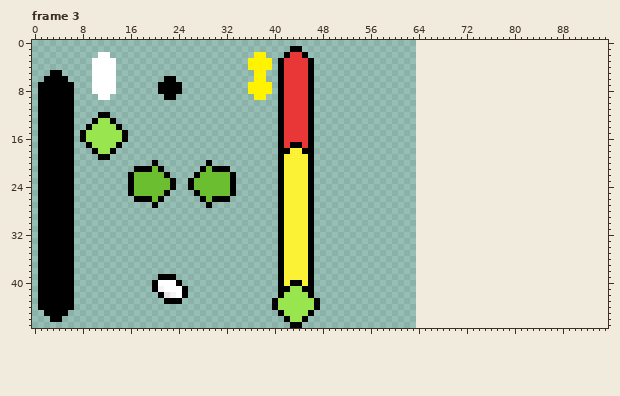
Edited in one commit: pixel-art file (assets/sprites/aim_system.aseprite). Above, as it was before the edit.
64x48 pixels, 5 frames. Colours within 5 levels of each other are drawn and written as one. Shown: frame 3. The old version is drawn lined up with the new one, on the new canvas. The commit also changed other frames, which this record leaves out.
The result:
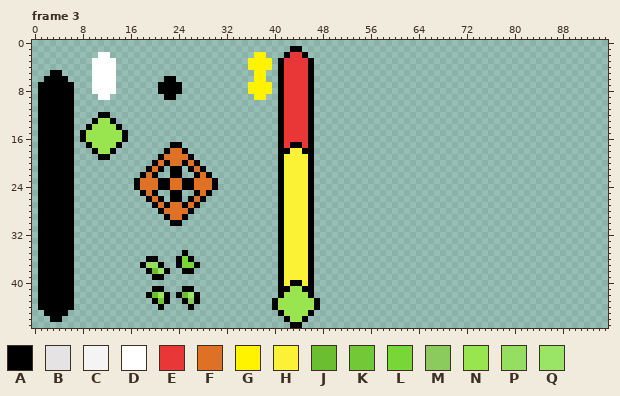
Palette (. is transparent): A #000000  B #e5e3e3  C #f4f4f4  D #ffffff  E #e93636  F #df7126  G #fff300  H #fbf236  J #6abe30  K #73c837  L #78d737  M #8bcb5e  N #99e550  P #95de62  Q #9ae565
Edits made:
canvas 64x48 -> 96x48
Frame 3:
The edit adds colour A in row 17 at x 23 to 24; in row 18 at x 22 and 25; in row 19 at x 21 and 26; in row 20 at x 22, 25 and 27; in row 21 at x 23 to 24 and 26; in row 22 at x 23 to 24.
The edit adds colour A in rows 23 to 24 at x 25; in row 25 at x 23 to 24; in row 26 at x 23 to 24 and 26; in row 27 at x 22, 25 and 27; in row 28 at x 21 and 26; in row 29 at x 22 and 25.
The edit adds colour A in row 30 at x 23 to 24; in row 35 at x 25; in row 36 at x 19 to 20, 24 and 26; in row 37 at x 18, 21, 24 and 27; in row 38 at x 19, 22 and 25 to 26; in row 39 at x 20.
The edit adds colour A in row 41 at x 26; in row 42 at x 19 and 27; in row 43 at x 20, 25 and 27; in row 44 at x 21 and 26.
Colour B gives way to colour A in row 42 at x 22.
Colour C gives way to colour A in row 41 at x 21.
Colour D gives way to colour A in row 42 at x 24.
Colour J gives way to colour A in row 22 at x 18, 20 and 29; in rows 23 to 24 at x 17, 21 to 22 and 30; in row 25 at x 18, 20 and 29.
The edit adds colour F in row 18 at x 23 to 24; in row 19 at x 22 to 25; in row 20 at x 21, 23 to 24 and 26; in row 21 at x 27; in rows 23 to 24 at x 24; in row 26 at x 27.
The edit adds colour F in row 27 at x 21, 23 to 24 and 26; in row 28 at x 22 to 25; in row 29 at x 23 to 24.
Colour A gives way to colour F in rows 23 to 24 at x 23.
Colour J gives way to colour F in row 21 at x 20; in row 22 at x 19 and 28; in rows 23 to 24 at x 18 to 20 and 27 to 29; in row 25 at x 19 and 28; in row 26 at x 20.
The edit adds colour J in row 38 at x 20; in row 42 at x 20.
Colour A gives way to colour J in row 42 at x 25.
The edit adds colour K in row 43 at x 21.
The edit adds colour L in row 36 at x 25; in row 37 at x 25 to 26.
The edit adds colour M in row 43 at x 26.
The edit adds colour P in row 37 at x 19 to 20.
The edit adds colour Q in row 38 at x 21; in row 42 at x 26.
Colour A gives way to colour Q in row 42 at x 21.
The author cleared colour A in row 20 at x 29; in row 21 at x 17 to 18 and 30 to 32; in row 22 at x 16, 22 and 33; in rows 23 to 24 at x 16 and 33; in row 25 at x 16, 22 and 33; in row 26 at x 17 to 18 and 30 to 32.
The author cleared colour A in row 27 at x 29; in row 39 at x 22 to 23; in row 40 at x 20 and 24; in row 43 at x 23 to 24.
The author cleared colour C in row 42 at x 23.
The author cleared colour D in row 40 at x 21 to 23; in row 41 at x 22 to 24.
The author cleared colour J in row 21 at x 29; in row 22 at x 17, 21 and 30 to 32; in rows 23 to 24 at x 31 to 32; in row 25 at x 17, 21 and 30 to 32; in row 26 at x 29.
Boxes around the changes in both pictures, in picture pixels (x1, y1, x2, y2):
changed: (128, 142, 236, 310)
